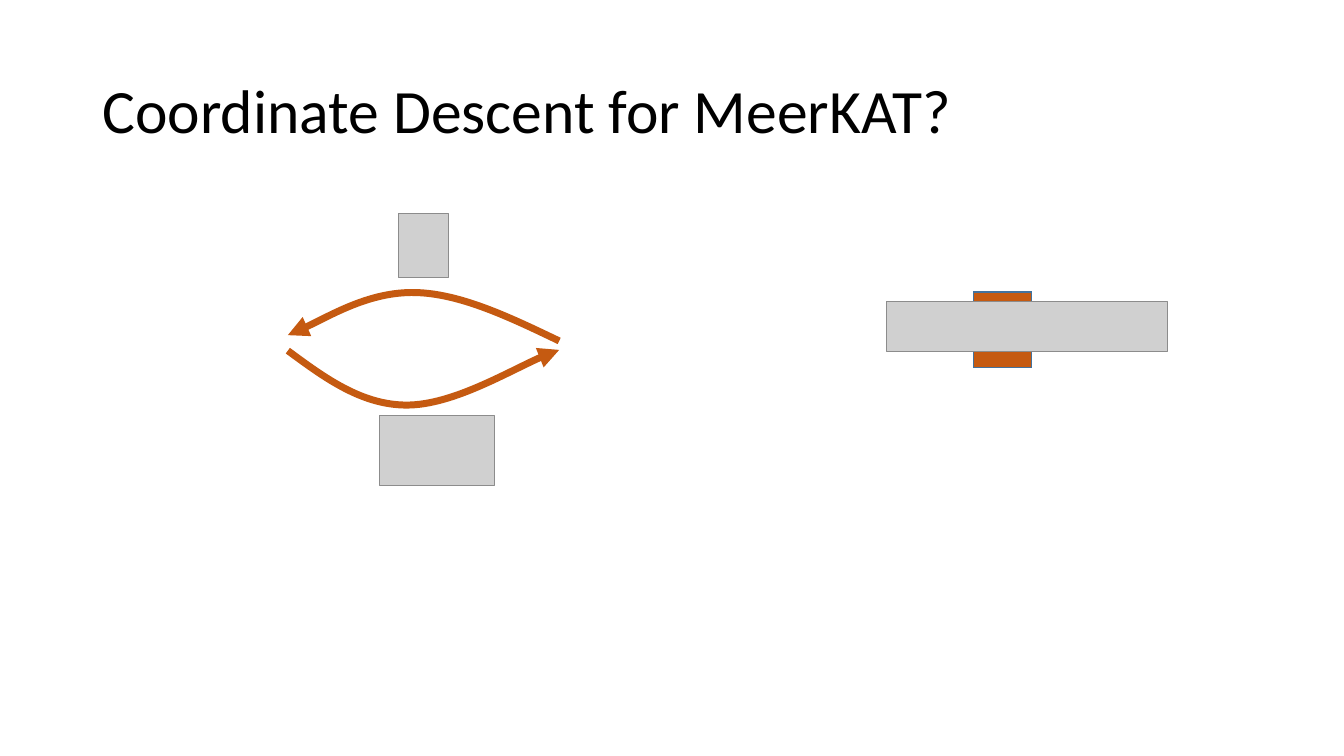
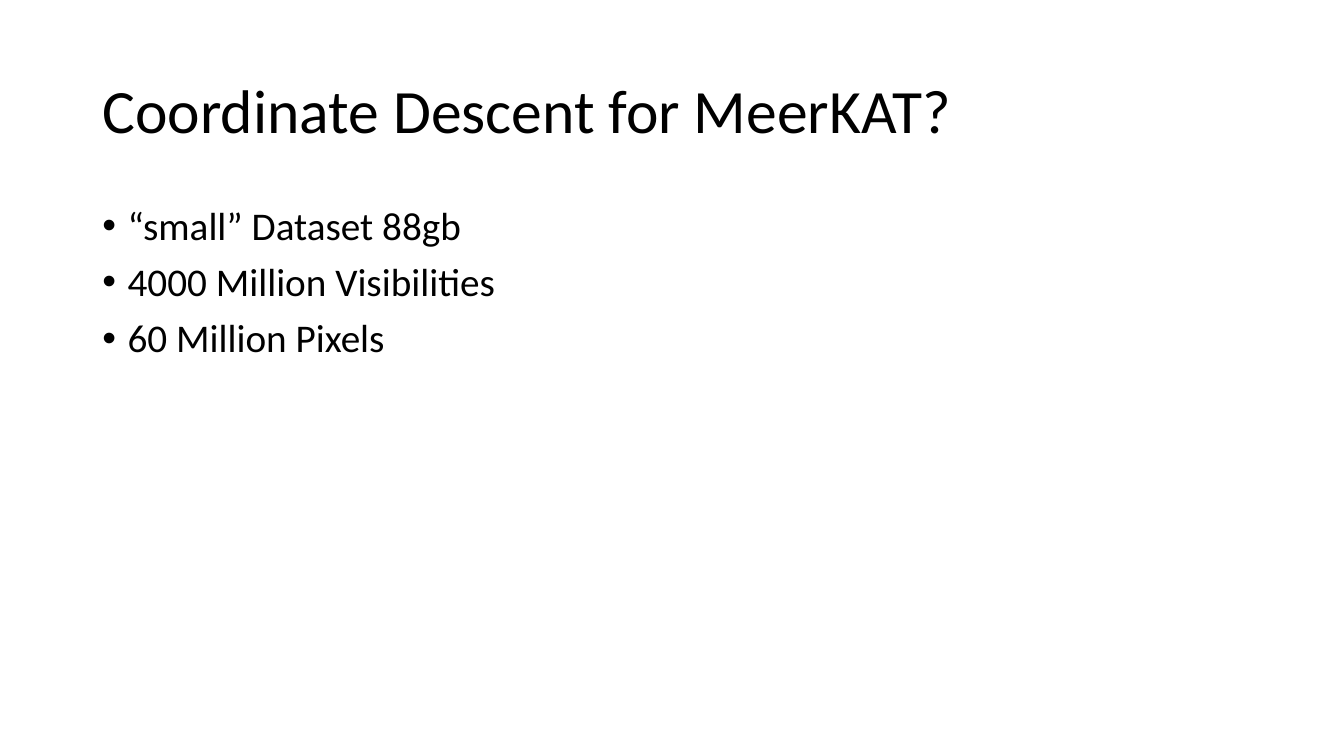
Before and after one commit to lord-blueberry/p8-doc, a slide deck: slide 22 of pp8.pptx (slide 23 before the commit). Drawn at 1344x756 pixels with LibreOffice and Linux fonts; fonts in the diff are those of the drawing; grey boxes stand for pictures. Boxes give left, top, right and bottom in pixels: in the first picture for what was removed or moved away, otherwise in the second. Text is boxed around its words. In the diff, an @@ line names an element or a change of style, - is before the commit and + after.

```diff
--- a/pp8.pptx
+++ b/pp8.pptx
@@ text added at (128, 212, 495, 353), 28 pt, text #000000 @@
+• “small” Dataset 88gb
+• 4000 Million Visibilities
+• 60 Million Pixels
@@ picture removed at (398, 214, 449, 278) @@
@@ freeform shape removed at (288, 292, 560, 341) @@
@@ rectangle removed at (974, 292, 1032, 368) @@
@@ picture removed at (887, 301, 1168, 352) @@
@@ freeform shape removed at (288, 350, 560, 405) @@
@@ picture removed at (380, 415, 495, 486) @@
```
Also in this commit, not shown: 2 other slides changed, 1 slide removed.
